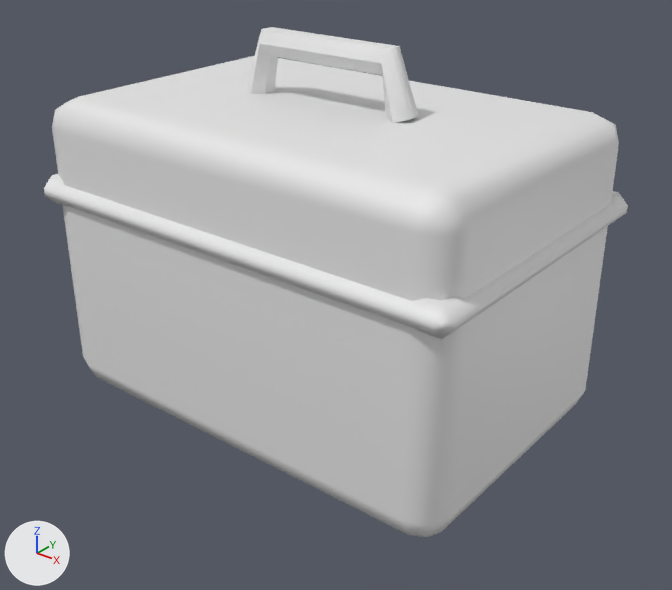
Before and after pictures for a commit that changed the FBX model Content/TheFinalTake/Meshes/Studio/Warehouse/SM_Prop_LensCase.fbx.
Rendered twice from a camera (50 mm lens) standing at (0.768, -0.943, 0.53) and looking at (0.029, -0.019, -0.043). The lights are fixed; the arrows at lower left show +X, +Y and +Z. The picture after the commit comes second. Where no turn or scale is listed for an object, it has been applied to the vertices.

Objects in the first picture: 'SM_Prop_LensCase'.
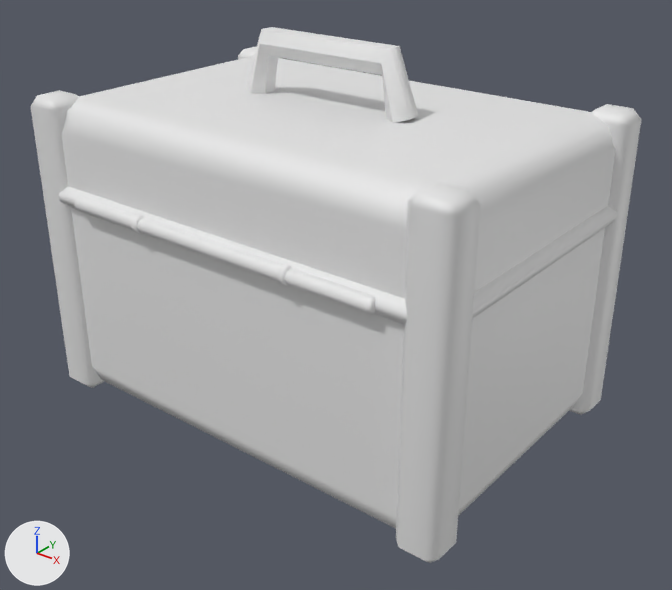
Pixel boxes [x1, y1, x2, y2] of what changed, in the pictures (672 x 590 px):
'SM_Prop_LensCase', reshaped: before [44, 27, 628, 537]; after [31, 27, 641, 563]
part 1 of me_sm_prop_lenscase_001, added: after [31, 46, 641, 563]

The edits, one by one:
me_sm_prop_lenscase_001 is used by ob_sm_prop_lenscase; location (0.0, 0.0, 0.0).
me_sm_prop_lenscase_001 had 176 vertices, 328 faces and spanned x -0.34..0.34, y -0.23..0.26, z -0.22..0.307.
me_sm_prop_lenscase_001 now has 400 vertices, 732 faces and spans x -0.341..0.341, y -0.241..0.26, z -0.224..0.307.
Part 1, on me_sm_prop_lenscase_001:
128 vertices are added at x -0.328..0.292, y -0.241..0.231, z -0.224..0.224.
32 new vertices lie (0.036, 0.0, 0.0) away from vertices in x -0.328..0.292, y -0.231..0.231, z -0.224..0.224.
8 new vertices lie (-0.013, 0.0, 0.013) away from vertices in x -0.328..0.292, y -0.218..0.218, z -0.224.
8 new vertices lie (0.0, 0.0, 0.422) away from vertices in x -0.341..0.279, y -0.218..0.218, z -0.211.
8 new vertices lie (0.013, 0.0, 0.013) away from vertices in x -0.292..0.328, y -0.218..0.218, z -0.224.
8 new vertices lie (0.0, 0.0, 0.422) away from vertices in x -0.279..0.341, y -0.218..0.218, z -0.211.
16 new vertices lie (0.006, 0.0, 0.0) away from vertices in x -0.128..0.122, y -0.241..-0.215, z 0.077..0.103.
8 new vertices lie (0.494, 0.0, 0.0) away from vertices in x -0.247, y -0.238..-0.218, z 0.08..0.1.
8 new vertices lie (0.0, 0.007, 0.004) away from vertices in x -0.13..0.13, y -0.235..-0.228, z 0.079..0.097.
404 new faces join them.
